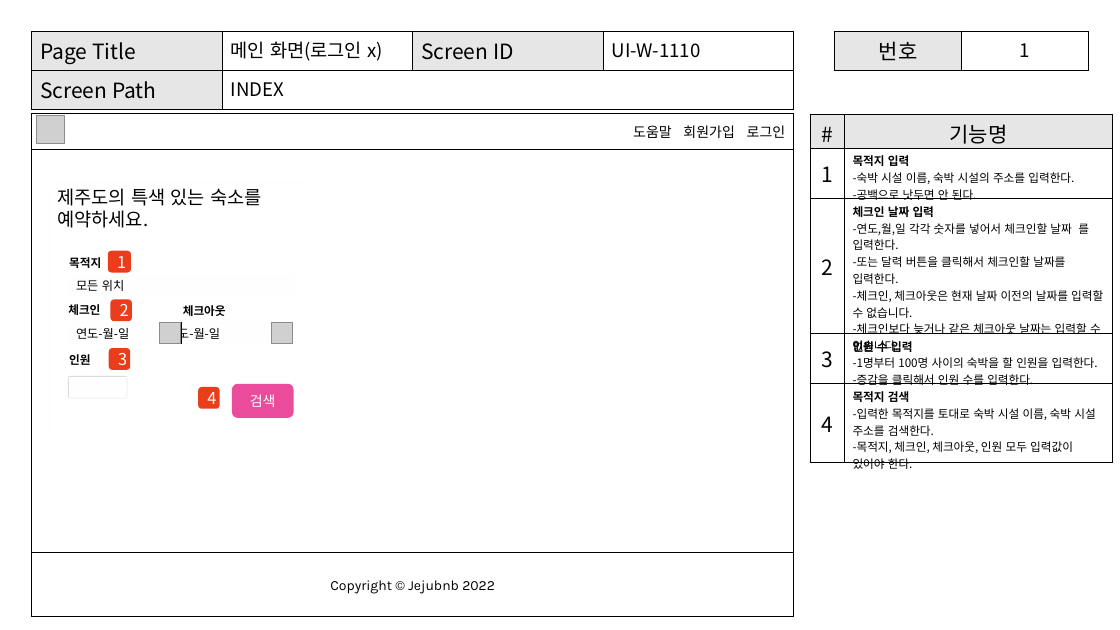
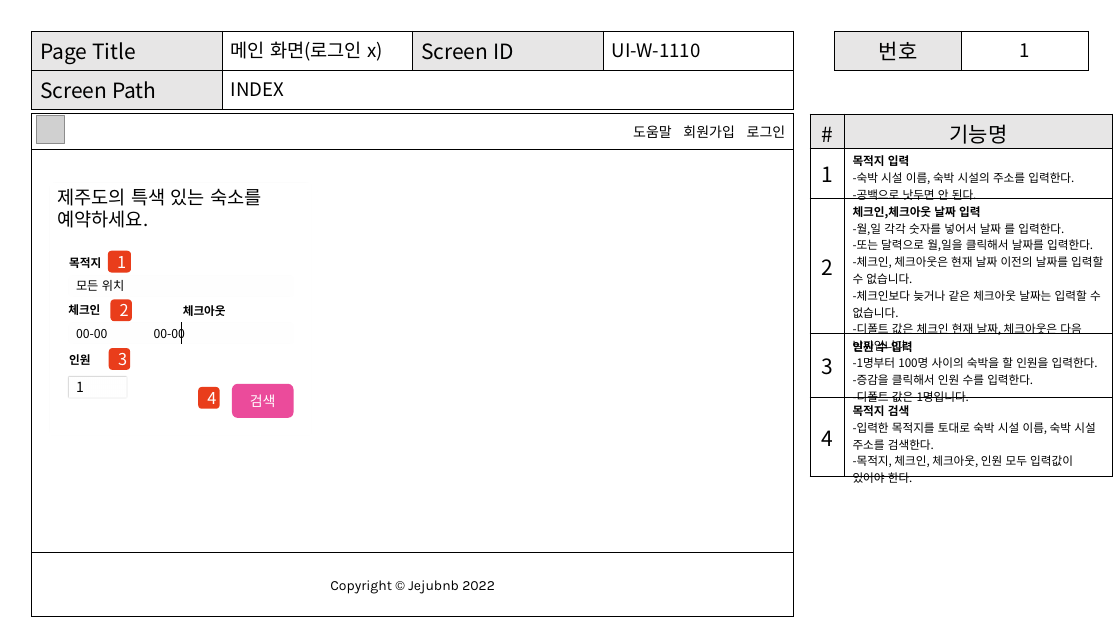
Before and after one commit to Shimcoding/AnywhereBnb, a slide deck: slide 21 of 제주관광비앤비_프로젝트.pptx. Drawn at 1120x630 pixels with LibreOffice and Linux fonts; fonts in the diff are those of the drawing; grey boxes stand for pictures. Boxes give left, top, right and bottom in pixels: in the first picture for what was removed or moved away, otherwise in the second. Text is boxed around its words. In the diff, an @@ line names an element or a change of style, - is before the commit and + after.

```diff
--- a/제주관광비앤비_프로젝트.pptx
+++ b/제주관광비앤비_프로젝트.pptx
@@ table at <box>811,114,1113,504</box> @@
-row 3, column 2: 체크인 날짜 입력 / -연도,월,일 각각 숫자를 넣어서 체크인할 날짜 를 입력한다. / -또는 달력 버튼을 클릭해서 체크인할 날짜를 입력한다. / -체크인, 체크아웃은 현재 날짜 이전의 날짜를 입력할 수 없습니다. / -체크인보다 늦거나 같은 체크아웃 날짜는 입력할 수 없습니다.
+row 3, column 2: 체크인,체크아웃 날짜 입력 / -월,일 각각 숫자를 넣어서 날짜 를 입력한다. / -또는 달력으로 월,일을 클릭해서 날짜를 입력한다. / -체크인, 체크아웃은 현재 날짜 이전의 날짜를 입력할 수 없습니다. / -체크인보다 늦거나 같은 체크아웃 날짜는 입력할 수 없습니다. / -디폴트 값은 체크인 현재 날짜, 체크아웃은 다음 날짜입니다.
-row 4, column 2: 인원 수 입력 / -1명부터 100명 사이의 숙박을 할 인원을 입력한다. / -증감을 클릭해서 인원 수를 입력한다.
+row 4, column 2: 인원 수 입력 / -1명부터 100명 사이의 숙박을 할 인원을 입력한다. / -증감을 클릭해서 인원 수를 입력한다. / -디폴트 값은 1명입니다.
@@ text in rectangle at <box>76,325,185,342</box>: text changed @@
-연도-월-일 연도-월-일
+00-00 00-00
@@ picture removed at <box>160,323,181,344</box> @@
@@ picture removed at <box>271,323,292,344</box> @@
@@ text in rectangle at <box>76,381,84,392</box>: text added @@
+1
```
Also in this commit, not shown: 5 other slides changed, 4 other files.
